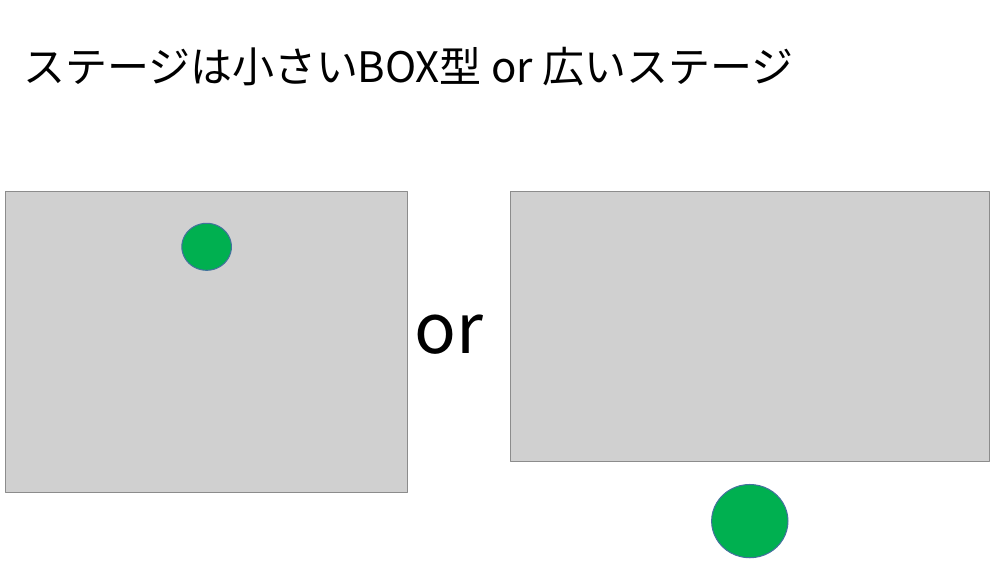
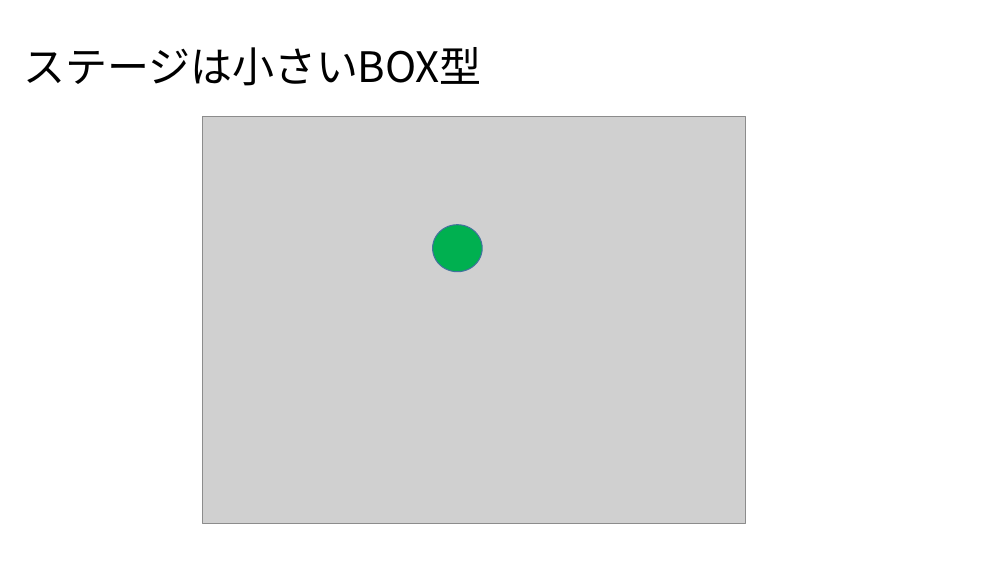
Before and after one commit to egawa110/unitykamo, a slide deck: slide 4 of バランスボール（仮）.pptx. Drawn at 1008x567 pixels with LibreOffice and Linux fonts; fonts in the diff are those of the drawing; grey boxes stand for pictures. Boxes give left, top, right and bottom in pixels: in the first picture for what was removed or moved away, otherwise in the second. Text is boxed around its words. In the diff, an @@ line names an element or a change of style, - is before the commit and + after.

```diff
--- a/バランスボール（仮）.pptx
+++ b/バランスボール（仮）.pptx
@@ text at bbox=[23, 47, 482, 86]: text changed @@
-ステージは小さいBOX型 or 広いステージ
+ステージは小さいBOX型
@@ picture: place and size @@
-picture at bbox=[6, 192, 408, 493]
+picture at bbox=[203, 116, 746, 523]
@@ picture removed at bbox=[510, 192, 989, 461] @@
@@ ellipse: place and size @@
-ellipse at bbox=[182, 223, 232, 270]
+ellipse at bbox=[433, 225, 482, 271]
@@ text removed at bbox=[415, 314, 484, 354] @@
-or
@@ ellipse removed at bbox=[712, 485, 788, 558] @@
```
Also in this commit, not shown: 5 other files.
